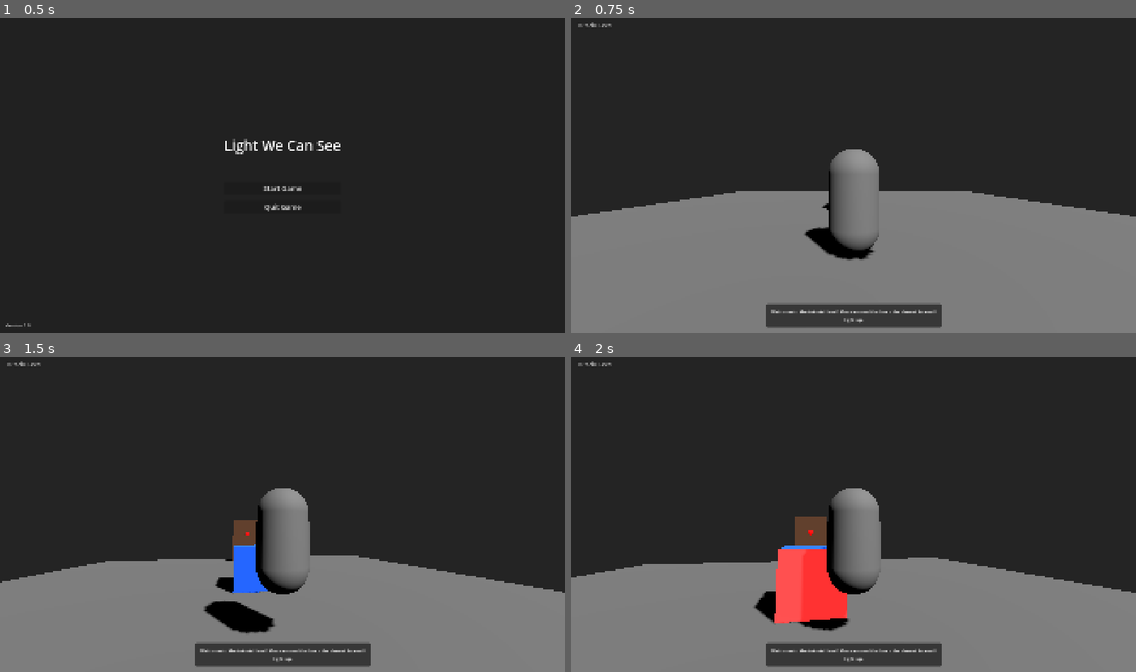
Above: before the commit, frames 1-4 (two rows, left to right).
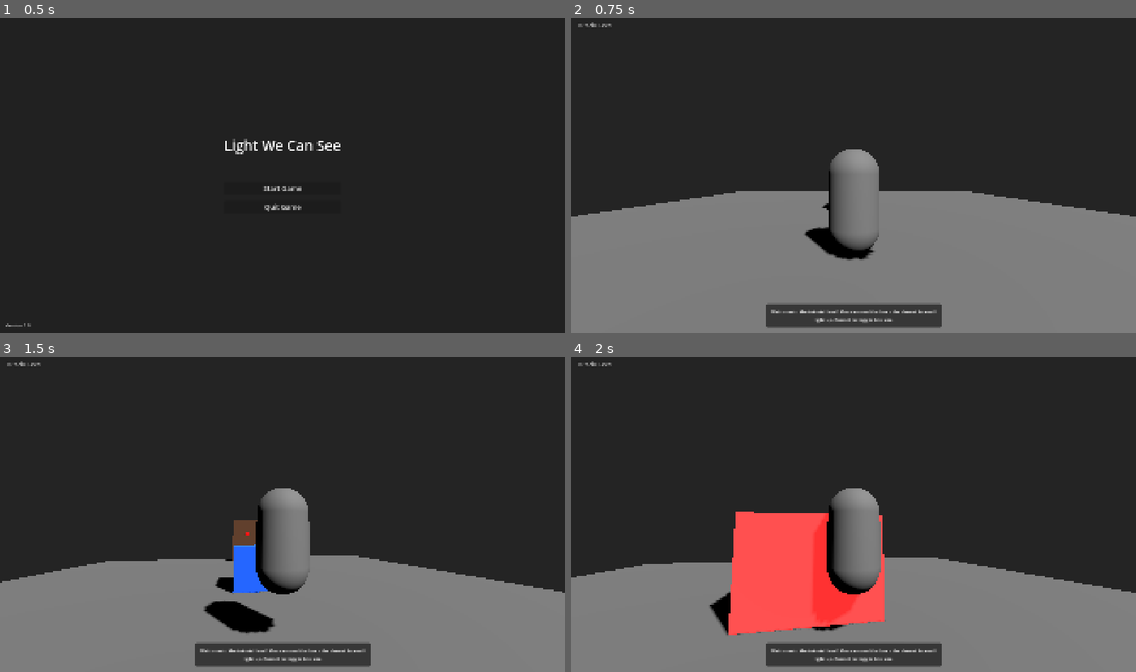
Above: after the commit, the same moments.

Repository: JacobSchantz/LightWeCanSee
Game: Godot game, scene res://scenes/main_menu.tscn
Two runs of this game, one before a commit and one after it. Both use one fixed random seed, a clock stepped at 60 frames per second and the inputs below.
Inputs (mouse positions are in pixels of both pictures, inside the frame that each line leads up to):
- Up to frame 1 (0.5 s): no input
- Up to frame 2 (0.75 s): click "Start Game" at 0.5 s
- Up to frame 3 (1.5 s): tap Enter (ui_accept) at 1.25 s; move the mouse to (310, 511) at 1.27 s; hold Up (ui_up) from 1.28 s (still down); tap E (interact) at 1.35 s
- Up to frame 4 (2 s): keep holding Up (ui_up); tap Enter (ui_accept) at 1.52 s; tap G (extend_box, bound only after the commit) at 1.55 s

Frame 1 is identical in both runs. In frame 2, 0.1% of the frame differs, in the area x 43-57%, y 95-97%; in frame 3, 0.1%; in frame 4, 5.9%, in the area x 18-60%, y 49-97%.

Commit message:
box expanding

Diff:
--- a/project.godot
+++ b/project.godot
@@ -63,6 +63,11 @@
 "events": [Object(InputEventKey,"resource_local_to_scene":false,"resource_name":"","device":-1,"window_id":0,"alt_press …(192 unchanged characters)…
 ]
 }
+extend_box={
+"deadzone": 0.5,
+"events": [Object(InputEventKey,"resource_local_to_scene":false,"resource_name":"","device":-1,"window_id":0,"alt_pressed":false,"shift_pressed":false,"ctrl_pressed":false,"meta_pressed":false,"pressed":false,"keycode":0,"physical_keycode":71,"key_label":0,"unicode":103,"location":0,"echo":false,"script":null)
+]
+}
 
 [layer_names]
 
--- a/scripts/player.gd
+++ b/scripts/player.gd
@@ -17,6 +17,10 @@
 @onready var pivot = $CameraPivot
 @onready var camera = $CameraPivot/Camera3D
 @onready var interaction_ray = $InteractionRay
+
+# Box extension variables
+var is_box_extended = false
+var target_box = null
 
 # Get the gravity from the project settings to be synced with RigidBody nodes
 var gravity = ProjectSettings.get_setting("physics/3d/default_gravity")
@@ -85,6 +89,10 @@
 			if collider.has_method("interact"):
 				collider.interact()
 
+	# Check for box extension
+	if Input.is_action_just_pressed("extend_box"):
+		toggle_box_size()
+
 func _input(event):
 	if event is InputEventMouseMotion:
 		# Only process mouse movement when game is not paused
@@ -98,6 +106,25 @@
 			pivot.rotation.x = camera_angle
 
 	# NOTE: Escape key handling is now done in the main script to properly show the pause menu
+
+# Simple function to toggle box size
+func toggle_box_size():
+	# Find the box
+	var boxes = get_tree().get_nodes_in_group("extendable_box")
+	if boxes.size() > 0:
+		target_box = boxes[0]  # Just take the first box for simplicity
+
+		# Toggle the box scale
+		if not is_box_extended:
+			# Double the size
+			target_box.scale = Vector3(2.0, 2.0, 2.0)
+			is_box_extended = true
+			print("Box size doubled")
+		else:
+			# Restore original size
+			target_box.scale = Vector3(1.0, 1.0, 1.0)
+			is_box_extended = false
+			print("Box size restored")
 
 # Handles restarting the level when the player falls off the world
 func restart_level():
--- a/scripts/pushable_object.gd
+++ /dev/null
@@ -1,166 +0,0 @@
-extends RigidBody3D
-
-signal force_applied(amount, object_name)
-signal force_released
-
-@export var object_name = "Box"
-@export var mass_kg = 10.0
-@export var force_multiplier = 1.0
-@export var max_applied_force = 100.0
-@export var highlight_color: Color = Color(1.0, 0.8, 0.4, 1.0)
-@export var surface_friction = 0.3
-
-var original_materials = []
-var is_player_near = false
-var applied_force = 0.0
-var is_being_pushed = false
-var push_direction = Vector3.ZERO
-var force_meter = null
-var physics_calculator = null
-
-# Reference to components
-@onready var mesh_instance = $MeshInstance3D
-@onready var box_label = $BoxLabel
-
-func _ready():
-	# Store original materials for highlighting later
-	if mesh_instance:
-		if mesh_instance.get_surface_override_material_count() > 0:
-			for i in range(mesh_instance.get_surface_override_material_count()):
-				original_materials.append(mesh_instance.get_surface_override_material(i))
-		elif mesh_instance.mesh and mesh_instance.mesh.get_material():
-			original_materials.append(mesh_instance.mesh.get_material())
-
-	# Initialize the C++ physics calculator - using try/catch to handle if extension isn't available
-	try:
-		if ClassDB.class_exists("PhysicsCalculator"):
-			physics_calculator = PhysicsCalculator.new()
-			print("C++ Physics Calculator initialized successfully")
-	except:
-		print("PhysicsCalculator extension not available, using GDScript implementation")
-
-	# Set the mass
-	mass = mass_kg
-
-	# Initialize the box label
-	if box_label:
-		box_label.text = "%s\n%d kg" % [object_name, mass_kg]
-		box_label.modulate = Color(1, 1, 1, 1)
-
-	# Create and add the 3D force meter
-	var force_meter_scene = load("res://scenes/force_meter_3d.tscn")
-	force_meter = force_meter_scene.instantiate()
-	# Position the force meter slightly to the side of the box
-	force_meter.transform.origin = Vector3(0, 1.5, 0)
-	add_child(force_meter)
-	force_meter.hide_meter()
-
-func _physics_process(delta):
-	if is_being_pushed and applied_force > 0:
-		# Use the C++ physics calculator if available
-		if physics_calculator:
-			try:
-				# Calculate force using C++ for better performance
-				var calculated_force = physics_calculator.calculate_complex_force(
-					push_direction,
-					applied_force,
-					mass_kg,
-					surface_friction
-				)
-				apply_central_force(calculated_force)
-			except:
-				# Fallback to GDScript implementation if method call fails
-				print("C++ method call failed, using GDScript implementation")
-				apply_central_force(push_direction * applied_force)
-		else:
-			# Fallback to GDScript implementation
-			apply_central_force(push_direction * applied_force)
-
-		# Visual feedback based on force
-		var movement_feedback = min(applied_force / max_applied_force, 1.0)
-		if mesh_instance and mesh_instance.get_surface_override_material_count() > 0:
-			var material = mesh_instance.get_surface_override_material(0).duplicate()
-			material.albedo_color = material.albedo_color.lerp(highlight_color, movement_feedback * 0.5)
-			mesh_instance.set_surface_override_material(0, material)
-
-		# Update the force label with improved information
-		if box_label:
-			var calc_type = "C++" if (physics_calculator != null) else "GDScript"
-			box_label.text = "%s\n%d kg\nForce: %.1f N\nUsing: %s" % [object_name, mass_kg, applied_force, calc_type]
-			var force_color = Color.GREEN.lerp(Color.RED, movement_feedback)
-			box_label.modulate = force_color
-
-		# Update the 3D force meter
-		if force_meter:
-			force_meter.show_meter()
-			force_meter.update_force(applied_force)
-
-			# Orient force meter based on push direction
-			var look_at_pos = global_transform.origin + push_direction * 2.0
-			force_meter.look_at(look_at_pos, Vector3.UP)
-
-# Called when player starts interaction
-func start_push(direction):
-	is_being_pushed = true
-	push_direction = direction.normalized()
-
-func update_force(amount):
-	applied_force = clamp(amount * force_multiplier, 0, max_applied_force)
-	emit_signal("force_applied", applied_force, object_name)
-
-# Called when player ends interaction
-func end_push():
-	is_being_pushed = false
-	applied_force = 0
-	push_direction = Vector3.ZERO
-	emit_signal("force_released")
-
-	# Reset material
-	if mesh_instance and original_materials.size() > 0:
-		for i in range(original_materials.size()):
-			if i < mesh_instance.get_surface_override_material_count():
-				mesh_instance.set_surface_override_material(i, original_materials[i])
-
-	# Reset the label
-	if box_label:
-		box_label.text = "%s\n%d kg" % [object_name, mass_kg]
-		box_label.modulate = Color(1, 1, 1, 1)
-
-	# Hide the force meter
-	if force_meter:
-		force_meter.hide_meter()
-
-# Interact with this object
-func interact():
-	print("Interacting with ", object_name)
-	# This is called when player initially interacts with object
-	return true
-
-# Player entered range of object
-func player_entered(player):
-	is_player_near = true
-	highlight(true)
-
-# Player exited range of object
-func player_exited(player):
-	is_player_near = false
-	highlight(false)
-	end_push()
-
-# Toggle highlight effect
-func highlight(enable):
-	if enable:
-		if mesh_instance and mesh_instance.get_surface_override_material_count() > 0:
-			var highlight_material = mesh_instance.get_surface_override_material(0).duplicate()
-			highlight_material.albedo_color = highlight_material.albedo_color.lerp(highlight_color, 0.3)
-			mesh_instance.set_surface_override_material(0, highlight_material)
-	else:
-		# Reset to original material
-		if mesh_instance and original_materials.size() > 0:
-			for i in range(original_materials.size()):
-				if i < mesh_instance.get_surface_override_material_count():
-					mesh_instance.set_surface_override_material(i, original_materials[i])
-
-# Get the name of this object (for UI display)
-func get_object_name():
-	return object_name
--- a/scripts/tutorial_level.gd
+++ b/scripts/tutorial_level.gd
@@ -32,12 +32,15 @@
 	# Add this level to the "level" group for face areas to find it
 	add_to_group("level")
 
+	# Add the blue box to the extendable_box group
+	blue_box.add_to_group("extendable_box")
+
 	# Set level properties
 	level_name = "Tutorial"
 	level_description = "Tutorial Level"
 
 	# Initialize UI
-	update_instruction("Welcome to the tutorial level! Move around the box - the closest face will light up.")
+	update_instruction("Welcome to the tutorial level! Move around the box - the closest face will light up. Press G to toggle box size.")
 	update_progress("Tutorial Level")
 
 	# Initialize faces array with face nodes and their directions
@@ -120,9 +123,6 @@
 	# Center it on the box
 	interaction_area.global_position = blue_box.global_position
 
-	# Add interact method to the area
-	interaction_area.set_script(preload("res://scripts/box_interaction.gd"))
-
 	# Create individual face areas for more precise interaction
 	for i in range(faces.size()):
 		var face_data = faces[i]
Not shown, removed: scripts/pushable_object.gd.uid
